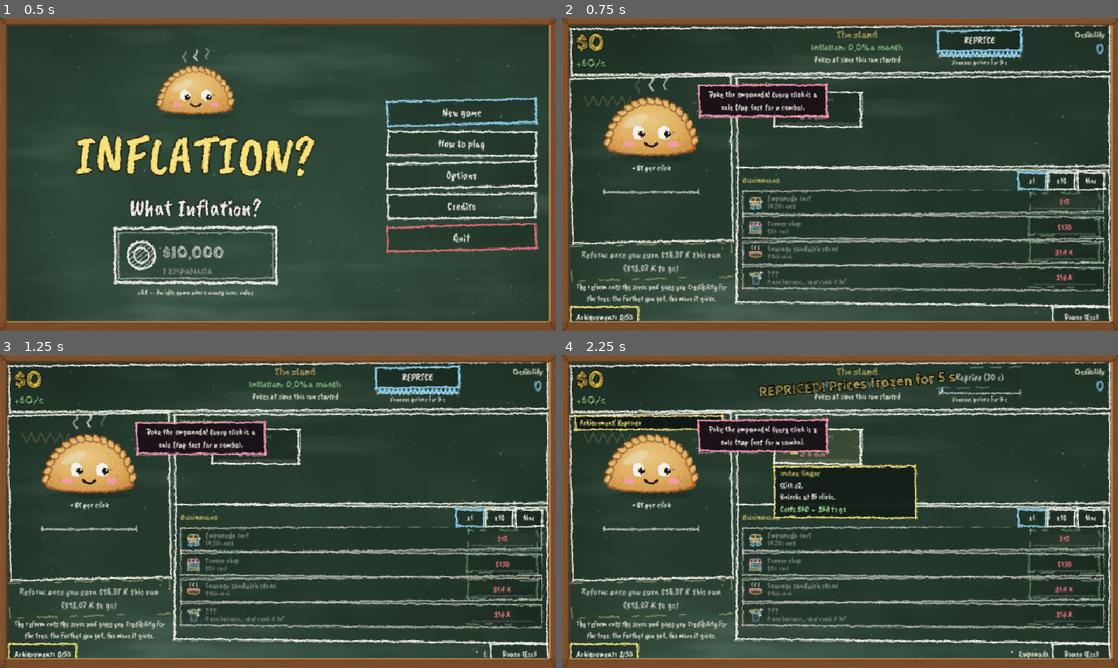
Above: before the commit, frames 1-4 (two rows, left to right).
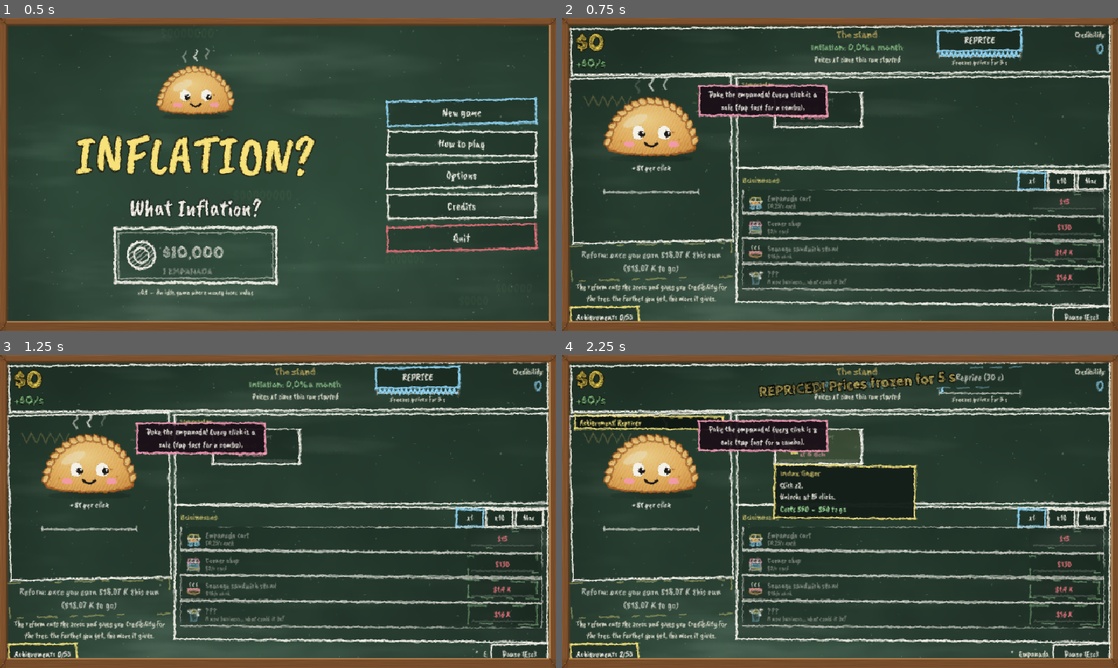
Above: after the commit, the same moments.

Repository: agusmoscato/INFLATION-What-Inflation-
Game: Godot game, scene res://scenes/Main.tscn
The game is run twice, just before and just after one commit, with the same random seed, the same clock (stepped at 60 frames per second) and the same inputs.
Inputs (mouse positions are in pixels of both pictures, inside the frame that each line leads up to):
- Up to frame 1 (0.5 s): no input
- Up to frame 2 (0.75 s): click "New game" at 0.5 s
- Up to frame 3 (1.25 s): no input
- Up to frame 4 (2.25 s): click "REPRICE" at 1.25 s; click (817, 445) at 2.02 s

Frame 1 is identical in both runs. In frame 2, 6.1% of the frame differs, in the area x 1-99%, y 20-97%; in frame 3, 6.1%; in frame 4, 6.8%, in the area x 1-99%, y 18-97%.

Commit message:
"Camino al final" en el juego y en el árbol, festejo de cada sello y aviso con los 6 (punto 6)
- Panel "Camino al final" (RoadView) entre las mejoras y los negocios: los 6 sellos (del color de su rama, rellenos con tilde si los tenés), el próximo sello (qué nodo de qué rama) y cuánta Credibilidad falta en total para estabilizar la economía. Tocarlo abre el árbol; cada sello tiene tooltip.
- Con los 6 sellos el aviso late: "¡Ya podés estabilizar la economía! Juntá 4200 de Credibilidad (te faltan N)". En el árbol, la flecha señala el centro.
- En el árbol: arriba, "Cada vuelta te da Credibilidad → comprá nodos → conseguí los 6 sellos → estabilizá la economía en el centro"; al costado, el camino completo (un renglón por sello: rama, nodo y lo que falta; el centro y el total). La ayuda de arrastrar/zoom pasa a tooltip del tablero.
- Al conseguir un sello: cartel grande "¡SELLO N DE 6!", chispazos y sonido; con el sexto, cartel "¡Ya podés estabilizar la economía!".
- Lógica testeable en TreeLogic (seal_ids, path_to, road) con tests.

Co-Authored-By: Claude Opus 5.5 <noreply@anthropic.com>

Diff:
--- a/scripts/core/tree_logic.gd
+++ b/scripts/core/tree_logic.gd
@@ -164,6 +164,98 @@
 	return false
 
 
+# =====================================================================
+#  Camino al final: los 6 sellos y el centro
+# =====================================================================
+const SEAL_BRANCHES: Array = ["emp", "neg", "inf", "sue", "fig", "ren"]
+
+
+## Los 6 sellos, en el orden de las ramas.
+static func seal_ids() -> Array:
+	var out: Array = []
+	for br in SEAL_BRANCHES:
+		for n in GameData.tree:
+			if bool(n["seal"]) and str(n["branch"]) == br:
+				out.append(n["id"])
+	return out
+
+
+static func seals_owned(m: GameModel) -> int:
+	var k: int = 0
+	for id in seal_ids():
+		if m.tree.has(id):
+			k += 1
+	return k
+
+
+## Los nodos que faltan comprar para llegar a `id` (él incluido), siguiendo sus padres. Vacío si ya está comprado.
+static func path_to(m: GameModel, id: String) -> Array:
+	var out: Array = []
+	_path(m, id, out)
+	return out
+
+
+static func _path(m: GameModel, id: String, out: Array) -> void:
+	if m.tree.has(id) or out.has(id):
+		return
+	var n: Dictionary = GameData.node(id)
+	var parents: Array = n["parents"]
+	if bool(n["req_all"]) or parents.size() <= 1:
+		for p in parents:
+			_path(m, p, out)
+	else:
+		# alcanza con uno: el camino más barato
+		var best: Array = []
+		var best_c: int = 1 << 30
+		for p in parents:
+			var cand: Array = path_to(m, p)
+			var c: int = 0
+			for q in cand:
+				c += cost(q)
+			if c < best_c:
+				best_c = c
+				best = cand
+		for q in best:
+			if not out.has(q):
+				out.append(q)
+	out.append(id)
+
+
+static func _cost_of(ids: Array) -> int:
+	var c: int = 0
+	for id in ids:
+		c += cost(id)
+	return c
+
+
+## El camino al final, para el panel "Camino al final":
+## {seals: [{id, branch, owned, cost (Credibilidad para llegar), nodes (cuántos nodos faltan), next (el próximo nodo a
+##  comprar en ese camino)}], have, final_cost, final_owned, ready (6 sellos y falta el centro), need (Credibilidad que
+##  falta juntar en total, aproximada: los caminos de los sellos que faltan + el centro, menos la que ya tenés), next_seal}
+static func road(m: GameModel) -> Dictionary:
+	var seals: Array = []
+	var all_needed: Array = []
+	var have: int = 0
+	var next_seal: Dictionary = {}
+	for id in seal_ids():
+		var path: Array = path_to(m, id)
+		var owned: bool = path.is_empty()
+		if owned:
+			have += 1
+		for q in path:
+			if not all_needed.has(q):
+				all_needed.append(q)
+		var row: Dictionary = {"id": id, "branch": str(GameData.node(id)["branch"]), "owned": owned, "cost": _cost_of(path),
+			"nodes": path.size(), "next": str(path[0]) if not path.is_empty() else ""}
+		seals.append(row)
+		if not owned and (next_seal.is_empty() or int(row["cost"]) < int(next_seal["cost"])):
+			next_seal = row
+	var final_owned: bool = m.tree.has("final")
+	var total: int = _cost_of(all_needed) + (0 if final_owned else cost("final"))
+	return {"seals": seals, "have": have, "final_cost": cost("final"), "final_owned": final_owned,
+		"ready": have == seal_ids().size() and not final_owned, "need": maxi(0, total - m.credibility), "next_seal": next_seal}
+
+
 ## Cuántos nodos se pueden comprar ya mismo.
 static func affordable_count(m: GameModel) -> int:
 	var n: int = 0
--- a/scripts/ui/game_screen.gd
+++ b/scripts/ui/game_screen.gd
@@ -46,6 +46,9 @@
 var upg_title: Label
 var upg_scroll: ScrollContainer
 var upg_detail: PanelContainer
+var road: RoadView                 ## "Camino al final" (compacto) entre las mejoras y los negocios
+var _tree_road: RoadView            ## el mismo, completo, en el árbol
+var _last_seals: int = -1
 var _upg_hover: UpgradeIcon
 var biz_list: VBoxContainer
 var biz_scroll: ScrollContainer
@@ -344,6 +347,10 @@
 	upg_flow.add_theme_constant_override("h_separation", 6)
 	upg_flow.add_theme_constant_override("v_separation", 6)
 	usc.add_child(upg_flow)
+	# camino al final: los 6 sellos y lo que falta (tocarlo abre el árbol)
+	road = RoadView.new(false)
+	road.open_tree.connect(_open_tree)
+	col.add_child(road)
 	# negocios
 	var bp: PanelContainer = UIKit.panel(UIKit.C_PANEL, 10)
 	bp.size_flags_vertical = Control.SIZE_EXPAND_FILL
@@ -890,6 +897,9 @@
 	else:
 		nav_tree.modulate = Color.WHITE
 	nav_tree.visible = m.reforms > 0 or m.credibility > 0 or not m.tree.is_empty()
+	road.visible = nav_tree.visible and not m.won
+	if road.visible:
+		road.refresh(m)
 	nav_album.visible = bool(m.mods["album"])
 	nav_album.text = tr("ui.nav.album") + (" (%d)" % m.free_packs_pending if m.free_packs_pending > 0 else "")
 	nav_scratch.visible = bool(m.mods["scratch"])
@@ -1031,6 +1041,25 @@
 	if _tree_view != null and is_instance_valid(_tree_view):
 		_tree_view.spark(id)
 	_toast(tr("ui.toast.node") % tr(GameData.node(id)["name_key"]), Chalk.BLUE)
+	if bool(GameData.node(id)["seal"]):
+		_celebrate_seal(id)
+
+
+## Festejo de un sello: cartel grande, chispazos y sonido. Con los 6, el aviso de que ya se puede estabilizar la economía.
+func _celebrate_seal(id: String) -> void:
+	var n: int = TreeLogic.seals_owned(gm())
+	var vs: Vector2 = get_viewport_rect().size
+	_play("jackpot")
+	_shake(8.0, 0.3)
+	for k in range(5):
+		_burst(vs * Vector2(0.2 + 0.15 * float(k), 0.35 + 0.1 * float(k % 2)), [Chalk.YELLOW, Chalk.PINK, Chalk.GREEN, Chalk.BLUE, Chalk.ORANGE][k], 24)
+	_stamp(tr("ui.road.seal_won") % [n, tr(GameData.node(id)["name_key"])], vs * Vector2(0.5, 0.36), Chalk.YELLOW, 40)
+	if n >= TreeLogic.seal_ids().size():
+		get_tree().create_timer(1.6, false).timeout.connect(func() -> void:
+			if not is_instance_valid(self):
+				return
+			_stamp(tr("ui.road.all_seals") % TreeLogic.cost("final"), vs * Vector2(0.5, 0.5), Chalk.GREEN, 36)
+			_play("win"))
 
 
 func _on_victory() -> void:
@@ -1268,6 +1297,7 @@
 	_overlay = null
 	world.visible = true
 	_tree_view = null
+	_tree_road = null
 	_album_page = null
 
 
@@ -1279,6 +1309,9 @@
 	cl.custom_minimum_size = Vector2(200, 0)
 	top.add_child(cl)
 	top.move_child(cl, 1)
+	var loop_l: Label = UIKit.label(tr("ui.road.loop"), 17, Chalk.YELLOW, HORIZONTAL_ALIGNMENT_CENTER, true)
+	loop_l.autowrap_mode = TextServer.AUTOWRAP_WORD_SMART
+	v.add_child(loop_l)
 	var row: HBoxContainer = HBoxContainer.new()
 	row.size_flags_vertical = Control.SIZE_EXPAND_FILL
 	row.add_theme_constant_override("separation", 12)
@@ -1293,7 +1326,7 @@
 	side.custom_minimum_size = Vector2(330, 0)
 	row.add_child(side)
 	var sv: VBoxContainer = VBoxContainer.new()
-	sv.add_theme_constant_override("separation", 10)
+	sv.add_theme_constant_override("separation", 7)
 	side.add_child(sv)
 	var name_l: Label = UIKit.label("", 24, UIKit.C_GOLD, HORIZONTAL_ALIGNMENT_LEFT, true)
 	name_l.autowrap_mode = TextServer.AUTOWRAP_WORD_SMART
@@ -1318,13 +1351,12 @@
 		else:
 			_play("error"))
 	sv.add_child(buy)
+	_tree_road = RoadView.new(true)
+	sv.add_child(_tree_road)
 	var sp: Control = Control.new()
 	sp.size_flags_vertical = Control.SIZE_EXPAND_FILL
 	sv.add_child(sp)
-	var help: Label = UIKit.label(tr("ui.tree.help"), 15, UIKit.C_DIM)
-	help.autowrap_mode = TextServer.AUTOWRAP_WORD_SMART
-	help.custom_minimum_size = Vector2(300, 0)
-	sv.add_child(help)
+	board.tooltip_text = tr("ui.tree.help")      # arrastrar y zoom: en el tooltip (el costado queda para el camino al final)
 	var zr: HBoxContainer = HBoxContainer.new()
 	zr.add_theme_constant_override("separation", 6)
 	sv.add_child(zr)
@@ -1356,6 +1388,12 @@
 		_tree_view.selected = rec
 		_tree_view.hint_id = rec
 		_tree_view.hint_text = tr("ui.tree.recommend")
+	# con los 6 sellos, la flecha señala el centro
+	var rd: Dictionary = TreeLogic.road(gm())
+	if bool(rd["ready"]):
+		_tree_view.selected = "final"
+		_tree_view.hint_id = "final"
+		_tree_view.hint_text = tr("ui.road.ready") % int(rd["final_cost"])
 	_tree_view.focus("")
 	_refresh_tree_info()
 
@@ -1364,6 +1402,8 @@
 	if _tree_info.is_empty() or _tree_view == null:
 		return
 	var m: GameModel = gm()
+	if _tree_road != null and is_instance_valid(_tree_road):
+		_tree_road.refresh(m)
 	(_tree_info["cred"] as Label).text = tr("ui.tree.cred") % m.credibility
 	var id: String = _tree_view.selected
 	if id == "" or not GameData.tree_idx.has(id):
--- /dev/null
+++ b/scripts/ui/road_view.gd
@@ -0,0 +1,165 @@
+class_name RoadView
+extends PanelContainer
+## "Camino al final": los 6 sellos (uno por rama) y el centro del árbol.
+##  - compacto (en el juego): título, los 6 sellos (rellenos con tilde si los tenés) y una línea con lo próximo o, con
+##    los 6, el aviso grande de que ya se puede estabilizar la economía. Tocarlo abre el árbol.
+##  - completo (en el árbol): una fila por sello con qué nodo de qué rama lo da y cuánta Credibilidad falta, el centro y
+##    el total aproximado.
+
+signal open_tree
+
+var full: bool = false
+var _sig: String = ""
+var _medals: Array = []
+var _line: Label
+var _rows: Array = []                 # completo: [Label] uno por sello
+var _final_l: Label
+var _total_l: Label
+var _t: float = 0.0
+
+
+func _init(full_mode: bool = false) -> void:
+	full = full_mode
+	add_theme_stylebox_override("panel", UIKit.chalk_box(Chalk.YELLOW, Color(0.06, 0.1, 0.08, 0.92), 2.2))
+	mouse_filter = Control.MOUSE_FILTER_STOP if not full else Control.MOUSE_FILTER_PASS
+	if not full:
+		mouse_default_cursor_shape = Control.CURSOR_POINTING_HAND
+		gui_input.connect(func(ev: InputEvent) -> void:
+			if ev is InputEventMouseButton and ev.pressed and ev.button_index == MOUSE_BUTTON_LEFT:
+				open_tree.emit())
+	_build()
+
+
+func _build() -> void:
+	var title: Label = UIKit.label(tr("ui.road.title"), 17, UIKit.C_GOLD, HORIZONTAL_ALIGNMENT_LEFT, true)
+	var medals: HBoxContainer = HBoxContainer.new()
+	medals.add_theme_constant_override("separation", 4)
+	for i in range(TreeLogic.SEAL_BRANCHES.size()):
+		var md: _Medal = _Medal.new(str(TreeLogic.SEAL_BRANCHES[i]))
+		medals.add_child(md)
+		_medals.append(md)
+	if not full:
+		var h: HBoxContainer = HBoxContainer.new()
+		h.add_theme_constant_override("separation", 10)
+		add_child(h)
+		h.add_child(title)
+		h.add_child(medals)
+		_line = UIKit.label("", 15, Chalk.WHITE)
+		_line.autowrap_mode = TextServer.AUTOWRAP_WORD_SMART
+		_line.size_flags_horizontal = Control.SIZE_EXPAND_FILL
+		_line.custom_minimum_size = Vector2(240, 0)
+		_line.vertical_alignment = VERTICAL_ALIGNMENT_CENTER
+		_line.mouse_filter = Control.MOUSE_FILTER_IGNORE
+		h.add_child(_line)
+		return
+	var v: VBoxContainer = VBoxContainer.new()
+	v.add_theme_constant_override("separation", 3)
+	add_child(v)
+	var top: HBoxContainer = HBoxContainer.new()
+	top.add_theme_constant_override("separation", 10)
+	top.add_child(title)
+	top.add_child(medals)
+	v.add_child(top)
+	for i in range(TreeLogic.SEAL_BRANCHES.size()):
+		var l: Label = UIKit.label("", 15, Chalk.WHITE)
+		l.autowrap_mode = TextServer.AUTOWRAP_WORD_SMART
+		l.custom_minimum_size = Vector2(280, 0)
+		v.add_child(l)
+		_rows.append(l)
+	_final_l = UIKit.label("", 15, Chalk.YELLOW)
+	_final_l.autowrap_mode = TextServer.AUTOWRAP_WORD_SMART
+	_final_l.custom_minimum_size = Vector2(280, 0)
+	v.add_child(_final_l)
+	_total_l = UIKit.label("", 15, Chalk.BLUE, HORIZONTAL_ALIGNMENT_LEFT, true)
+	_total_l.autowrap_mode = TextServer.AUTOWRAP_WORD_SMART
+	_total_l.custom_minimum_size = Vector2(280, 0)
+	v.add_child(_total_l)
+
+
+func _process(delta: float) -> void:
+	_t += delta
+	if not full and _line != null:
+		var r: Dictionary = TreeLogic.road(GameState.m)
+		if bool(r["ready"]):
+			_line.modulate = Color.WHITE.lerp(Chalk.YELLOW, 0.5 + 0.5 * sin(_t * 5.0))     # el aviso late
+		else:
+			_line.modulate = Color.WHITE
+
+
+## Lo llama quien lo muestra (cada frame): solo rearma los textos si cambió algo.
+func refresh(m: GameModel) -> void:
+	var r: Dictionary = TreeLogic.road(m)
+	var sig: String = "%d|%d|%s|%s" % [m.credibility, int(r["have"]), str(r["final_owned"]), TranslationServer.get_locale()]
+	for row in r["seals"]:
+		sig += str(row["nodes"]) + ","
+	if sig == _sig:
+		return
+	_sig = sig
+	var seals: Array = r["seals"]
+	for i in range(seals.size()):
+		var row: Dictionary = seals[i]
+		var md: _Medal = _medals[i]
+		md.owned = bool(row["owned"])
+		md.tooltip_text = _seal_text(row)
+		md.queue_redraw()
+	if not full:
+		_line.text = _summary(r, m)
+		return
+	for i in range(seals.size()):
+		var row2: Dictionary = seals[i]
+		(_rows[i] as Label).text = _seal_text(row2)
+		(_rows[i] as Label).add_theme_color_override("font_color", Chalk.GREEN if bool(row2["owned"]) else Chalk.WHITE)
+	if bool(r["final_owned"]):
+		_final_l.text = tr("ui.road.done")
+	elif bool(r["ready"]):
+		_final_l.text = tr("ui.road.ready") % int(r["final_cost"])
+	else:
+		_final_l.text = tr("ui.road.final") % int(r["final_cost"])
+	_total_l.text = tr("ui.road.total") % int(r["need"]) if not bool(r["final_owned"]) else ""
+	_total_l.visible = _total_l.text != ""
+
+
+## "Negocios: Cadena de locales ✔" o "Negocios: Cadena de locales, ~110".
+static func _seal_text(row: Dictionary) -> String:
+	var name: String = TranslationServer.translate(GameData.node(str(row["id"]))["name_key"])
+	var br: String = TranslationServer.translate("ui.branch_s." + str(row["branch"]))
+	if bool(row["owned"]):
+		return TranslationServer.translate("ui.road.seal_owned") % [br, name]
+	return TranslationServer.translate("ui.road.seal_missing") % [br, name, int(row["cost"])]
+
+
+static func _summary(r: Dictionary, m: GameModel) -> String:
+	if bool(r["final_owned"]):
+		return TranslationServer.translate("ui.road.done")
+	if bool(r["ready"]):
+		var left: int = maxi(0, int(r["final_cost"]) - m.credibility)
+		if left == 0:
+			return TranslationServer.translate("ui.road.ready_now")
+		return TranslationServer.translate("ui.road.ready_left") % [int(r["final_cost"]), left]
+	var ns: Dictionary = r["next_seal"]
+	var name: String = TranslationServer.translate(GameData.node(str(ns["id"]))["name_key"])
+	var br: String = TranslationServer.translate("ui.branch." + str(ns["branch"]))
+	return TranslationServer.translate("ui.road.next") % [int(r["have"]), name, br, int(r["need"])]
+
+
+## Un sello: círculo del color de la rama; relleno y con tilde si lo tenés, solo el contorno si falta.
+class _Medal:
+	extends Control
+	var branch: String = ""
+	var owned: bool = false
+
+	func _init(br: String) -> void:
+		branch = br
+		custom_minimum_size = Vector2(24, 24)
+		mouse_filter = Control.MOUSE_FILTER_PASS
+
+	func _draw() -> void:
+		var c: Vector2 = size / 2.0
+		var col: Color = GameData.branch_color(branch)
+		var r: float = minf(size.x, size.y) / 2.0 - 2.0
+		if owned:
+			draw_circle(c, r, Color(col, 0.85))
+			draw_polyline(PackedVector2Array([c + Vector2(-r * 0.45, 0), c + Vector2(-r * 0.1, r * 0.4), c + Vector2(r * 0.5, -r * 0.4)]), Chalk.BOARD.darkened(0.5), 3.0, true)
+		else:
+			draw_arc(c, r, 0.0, TAU, 24, Color(col, 0.75), 2.0, true)
+			draw_string(Chalk.title_font if Chalk.title_font != null else ThemeDB.fallback_font, c + Vector2(-r, r * 0.45), "?", HORIZONTAL_ALIGNMENT_CENTER, r * 2.0, int(r * 1.2), Color(col, 0.6))
--- a/tests/screenshot_tour.gd
+++ b/tests/screenshot_tour.gd
@@ -313,7 +313,7 @@
 
 ## El árbol con nodos que se pueden comprar ya (latiendo), otros que no alcanzan (apagados con su costo) y comprados.
 func _mix_tree() -> void:
-	GameState.m.credibility = 40
+	GameState.m.credibility = 27      # alcanza para los de 25, no para los de 29
 	_g()._open_tree()
 	_g()._tree_view.zoom = 0.8
 	_g()._tree_view.focus("")
--- a/tests/suites/test_tree.gd
+++ b/tests/suites/test_tree.gd
@@ -53,6 +53,39 @@
 	t.check(TreeLogic.visible(mv, "emp_2") and TreeLogic.visible(mv, "emp_2a"), "comprar revela los vecinos")
 	t.check(not TreeLogic.buy(mv, "emp_3"), "no se puede saltear el camino")
 	t.check(not TreeLogic.buy(mv, "final"), "el final pide los sellos")
+	# camino al final: 6 sellos, uno por rama; lo que falta baja al comprar y llega a 0 con el centro comprado
+	t.eq(TreeLogic.seal_ids().size(), 6, "6 sellos")
+	var mr: GameModel = GameModel.new(31)
+	var r0: Dictionary = TreeLogic.road(mr)
+	t.eq(int(r0["have"]), 0, "al empezar no hay sellos")
+	t.check(not bool(r0["ready"]), "todavía no se puede estabilizar")
+	var s0: Dictionary = r0["seals"][0]
+	t.eq(int(s0["nodes"]), 4, "el sello de la rama empanada está a 4 nodos")
+	t.eq(str(s0["next"]), "emp_1", "y el próximo nodo es la raíz de su rama")
+	var need0: int = int(r0["need"])
+	var sum_paths: int = TreeLogic.cost("final")
+	for row in r0["seals"]:
+		sum_paths += int(row["cost"])
+	t.eq(need0, sum_paths, "lo que falta = los 6 caminos + el centro (%d)" % need0)
+	mr.credibility = 100000
+	var prev_have: int = 0
+	var mono: bool = true
+	for sid in TreeLogic.seal_ids():
+		for q in TreeLogic.path_to(mr, sid):
+			TreeLogic.buy(mr, q)
+		var have: int = int(TreeLogic.road(mr)["have"])
+		if have != prev_have + 1:
+			mono = false
+		prev_have = have
+	t.check(mono, "cada camino comprado suma exactamente un sello")
+	var r6: Dictionary = TreeLogic.road(mr)
+	t.eq(int(r6["have"]), 6, "con los 6 caminos comprados están los 6 sellos")
+	t.check(bool(r6["ready"]), "y se puede estabilizar la economía")
+	mr.credibility = 10
+	t.eq(int(TreeLogic.road(mr)["need"]), TreeLogic.cost("final") - 10, "solo falta juntar lo del centro")
+	mr.credibility = 100000
+	TreeLogic.buy(mr, "final")
+	t.check(bool(TreeLogic.road(mr)["final_owned"]) and int(TreeLogic.road(mr)["need"]) == 0, "con el centro comprado no falta nada")
 	# efectos
 	var me: GameModel = GameModel.new(3)
 	me.credibility = 1000
Not shown, changed: i18n/v2.txt
Not shown, added: scripts/ui/road_view.gd.uid
